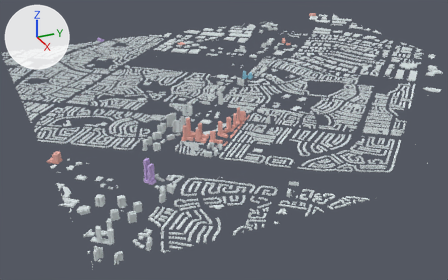
Two versions of the glTF model public/models/uptown.glb, one commit apart.
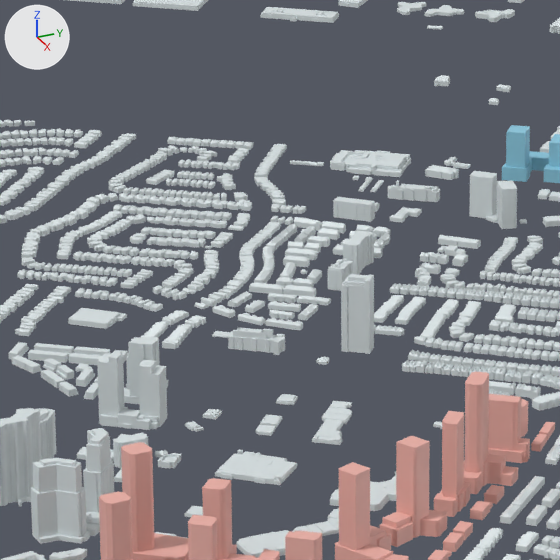
Each version appears first from a camera (50 mm lens) standing at (-1522.0, 169.0, 2222.0) and looking at (-6265.0, 2303.0, -150.0), and next in a close-up on the part from 37% to 56% of the width and 19% to 48% of the height. The axes (+X, +Y, +Z) are drawn at upper left. The lights are the same throughout. The older version's two pictures come first.

Before the edit, the objects in view are built like this:
```python
me_tile_33_glb_14 = bpy.data.meshes.new('tile-33.glb_14')
me_tile_33_glb_14.from_pydata(...)  # 126261 vertices, 233412 faces; spans x -8428.0..-4463.0, y 2138.0..5330.0, z 72.0..212.0
me_tile_33_glb_14.materials.append(mat_defaultmaterial_025)
me_tile_63_glb_11 = bpy.data.meshes.new('tile-63.glb_11')
me_tile_63_glb_11.from_pydata(...)  # 37353 vertices, 68728 faces; spans x -7356.0..-5044.0, y 641.0..2016.0, z 76.0..204.0
me_tile_63_glb_11.materials.append(mat_defaultmaterial_003)
me_tile_72_glb_1 = bpy.data.meshes.new('tile-72.glb_1')
me_tile_72_glb_1.from_pydata(...)  # 56 vertices, 108 faces; spans x -5987.0..-5953.0, y 1828.0..1863.0, z 94.0..252.0
me_tile_72_glb_1.materials.append(mat_defaultmaterial_030)
ob_72_6129 = bpy.data.objects.new('72-6129', me_tile_72_glb_1)
ob_72_6129.location = (0.0, 0.0, 0.0)
ob_existing_33 = bpy.data.objects.new('existing-33', me_tile_33_glb_14)
ob_existing_33.location = (0.0, 0.0, 0.0)
ob_existing_63 = bpy.data.objects.new('existing-63', me_tile_63_glb_11)
ob_existing_63.location = (0.0, 0.0, 0.0)
# also in view: '72-6128' at (-5967.0, 1871.0, 107.0); '72-6137' at (-5965.0, 2270.0, 162.0); '72-6152' at (-5861.0, 2106.0, 109.0); '33-4081' at (-7075.0, 2901.0, 146.0); '72-6157' at (-5912.0, 1794.0, 156.0)
```
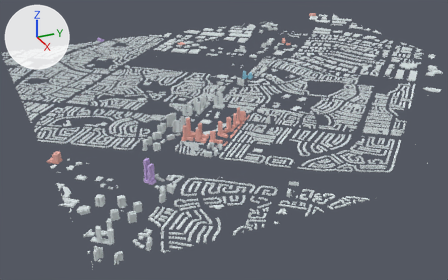
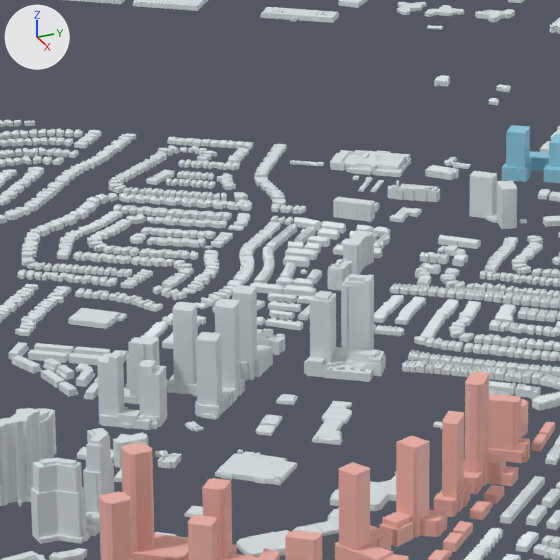
The change, as a diff of the scene's bpy script:
```diff
--- a/public/models/uptown.glb.py
+++ b/public/models/uptown.glb.py
@@ mat_defaultmaterial_077 @@
+mat_defaultmaterial_077 = bpy.data.materials.new('DefaultMaterial.077')
+mat_defaultmaterial_077.use_nodes = True; mat_defaultmaterial_077.node_tree.nodes.clear()
+_N = mat_defaultmaterial_077.node_tree.nodes; _L = mat_defaultmaterial_077.node_tree.links
+n0 = _N.new('ShaderNodeOutputMaterial'); n0.name = 'Material Output'
+n1 = _N.new('ShaderNodeBsdfPrincipled'); n1.name = 'Principled BSDF'
+n2 = _N.new('ShaderNodeVertexColor'); n2.name = 'Color Attribute'
+_L.new(n1.outputs[0], n0.inputs[0])  # 'BSDF' to 'Surface'
+_L.new(n2.outputs[0], n1.inputs[0])  # 'Color' to 'Base Color'
@@ mat_defaultmaterial_076 @@
+mat_defaultmaterial_076 = bpy.data.materials.new('DefaultMaterial.076')
+mat_defaultmaterial_076.use_nodes = True; mat_defaultmaterial_076.node_tree.nodes.clear()
+_N = mat_defaultmaterial_076.node_tree.nodes; _L = mat_defaultmaterial_076.node_tree.links
+n0 = _N.new('ShaderNodeOutputMaterial'); n0.name = 'Material Output'
+n1 = _N.new('ShaderNodeBsdfPrincipled'); n1.name = 'Principled BSDF'
+n2 = _N.new('ShaderNodeVertexColor'); n2.name = 'Color Attribute'
+_L.new(n1.outputs[0], n0.inputs[0])  # 'BSDF' to 'Surface'
+_L.new(n2.outputs[0], n1.inputs[0])  # 'Color' to 'Base Color'
@@ mat_defaultmaterial_075 @@
+mat_defaultmaterial_075 = bpy.data.materials.new('DefaultMaterial.075')
+mat_defaultmaterial_075.use_nodes = True; mat_defaultmaterial_075.node_tree.nodes.clear()
+_N = mat_defaultmaterial_075.node_tree.nodes; _L = mat_defaultmaterial_075.node_tree.links
+n0 = _N.new('ShaderNodeOutputMaterial'); n0.name = 'Material Output'
+n1 = _N.new('ShaderNodeBsdfPrincipled'); n1.name = 'Principled BSDF'
+n2 = _N.new('ShaderNodeVertexColor'); n2.name = 'Color Attribute'
+_L.new(n1.outputs[0], n0.inputs[0])  # 'BSDF' to 'Surface'
+_L.new(n2.outputs[0], n1.inputs[0])  # 'Color' to 'Base Color'
@@ mat_defaultmaterial_074 @@
+mat_defaultmaterial_074 = bpy.data.materials.new('DefaultMaterial.074')
+mat_defaultmaterial_074.use_nodes = True; mat_defaultmaterial_074.node_tree.nodes.clear()
+_N = mat_defaultmaterial_074.node_tree.nodes; _L = mat_defaultmaterial_074.node_tree.links
+n0 = _N.new('ShaderNodeOutputMaterial'); n0.name = 'Material Output'
+n1 = _N.new('ShaderNodeBsdfPrincipled'); n1.name = 'Principled BSDF'
+n2 = _N.new('ShaderNodeVertexColor'); n2.name = 'Color Attribute'
+_L.new(n1.outputs[0], n0.inputs[0])  # 'BSDF' to 'Surface'
+_L.new(n2.outputs[0], n1.inputs[0])  # 'Color' to 'Base Color'
@@ mat_defaultmaterial_073 @@
+mat_defaultmaterial_073 = bpy.data.materials.new('DefaultMaterial.073')
+mat_defaultmaterial_073.use_nodes = True; mat_defaultmaterial_073.node_tree.nodes.clear()
+_N = mat_defaultmaterial_073.node_tree.nodes; _L = mat_defaultmaterial_073.node_tree.links
+n0 = _N.new('ShaderNodeOutputMaterial'); n0.name = 'Material Output'
+n1 = _N.new('ShaderNodeBsdfPrincipled'); n1.name = 'Principled BSDF'
+n2 = _N.new('ShaderNodeVertexColor'); n2.name = 'Color Attribute'
+_L.new(n1.outputs[0], n0.inputs[0])  # 'BSDF' to 'Surface'
+_L.new(n2.outputs[0], n1.inputs[0])  # 'Color' to 'Base Color'
@@ mat_defaultmaterial_072 @@
+mat_defaultmaterial_072 = bpy.data.materials.new('DefaultMaterial.072')
+mat_defaultmaterial_072.use_nodes = True; mat_defaultmaterial_072.node_tree.nodes.clear()
+_N = mat_defaultmaterial_072.node_tree.nodes; _L = mat_defaultmaterial_072.node_tree.links
+n0 = _N.new('ShaderNodeOutputMaterial'); n0.name = 'Material Output'
+n1 = _N.new('ShaderNodeBsdfPrincipled'); n1.name = 'Principled BSDF'
+n2 = _N.new('ShaderNodeVertexColor'); n2.name = 'Color Attribute'
+_L.new(n1.outputs[0], n0.inputs[0])  # 'BSDF' to 'Surface'
+_L.new(n2.outputs[0], n1.inputs[0])  # 'Color' to 'Base Color'
@@ mat_defaultmaterial_071 @@
+mat_defaultmaterial_071 = bpy.data.materials.new('DefaultMaterial.071')
+mat_defaultmaterial_071.use_nodes = True; mat_defaultmaterial_071.node_tree.nodes.clear()
+_N = mat_defaultmaterial_071.node_tree.nodes; _L = mat_defaultmaterial_071.node_tree.links
+n0 = _N.new('ShaderNodeOutputMaterial'); n0.name = 'Material Output'
+n1 = _N.new('ShaderNodeBsdfPrincipled'); n1.name = 'Principled BSDF'
+n2 = _N.new('ShaderNodeVertexColor'); n2.name = 'Color Attribute'
+_L.new(n1.outputs[0], n0.inputs[0])  # 'BSDF' to 'Surface'
+_L.new(n2.outputs[0], n1.inputs[0])  # 'Color' to 'Base Color'
@@ mat_defaultmaterial_070 @@
+mat_defaultmaterial_070 = bpy.data.materials.new('DefaultMaterial.070')
+mat_defaultmaterial_070.use_nodes = True; mat_defaultmaterial_070.node_tree.nodes.clear()
+_N = mat_defaultmaterial_070.node_tree.nodes; _L = mat_defaultmaterial_070.node_tree.links
+n0 = _N.new('ShaderNodeOutputMaterial'); n0.name = 'Material Output'
+n1 = _N.new('ShaderNodeBsdfPrincipled'); n1.name = 'Principled BSDF'
+n2 = _N.new('ShaderNodeVertexColor'); n2.name = 'Color Attribute'
+_L.new(n1.outputs[0], n0.inputs[0])  # 'BSDF' to 'Surface'
+_L.new(n2.outputs[0], n1.inputs[0])  # 'Color' to 'Base Color'
@@ ob_33_4091 @@
+ob_33_4091 = bpy.data.objects.new('33-4091', me_tile_33_glb_13)  # 346 vertices, 680 faces; spans x -6505.1..-6409.9, y 2280.4..2393.1, z 96.7..206.5
+ob_33_4091.location = (0.0, 0.0, 0.0)
@@ ob_22_14239 @@
+ob_22_14239 = bpy.data.objects.new('22-14239', me_tile_22_glb_10)  # 28 vertices, 52 faces; spans x -6499.1..-6458.0, y 2093.1..2131.0, z 99.1..220.6
+ob_22_14239.location = (0.0, 0.0, 0.0)
@@ ob_22_14238 @@
+ob_22_14238 = bpy.data.objects.new('22-14238', me_tile_22_glb_9)  # 36 vertices, 68 faces; spans x -6462.9..-6421.8, y 2139.8..2177.7, z 98.9..230.3
+ob_22_14238.location = (0.0, 0.0, 0.0)
@@ ob_22_14237 @@
+ob_22_14237 = bpy.data.objects.new('22-14237', me_tile_22_glb_8)  # 30 vertices, 56 faces; spans x -6413.4..-6372.3, y 2092.7..2130.7, z 98.7..207.1
+ob_22_14237.location = (0.0, 0.0, 0.0)
@@ ob_22_14236 @@
+ob_22_14236 = bpy.data.objects.new('22-14236', me_tile_22_glb_7)  # 238 vertices, 480 faces; spans x -6507.1..-6367.5, y 2083.6..2181.9, z 98.4..115.2
+ob_22_14236.location = (0.0, 0.0, 0.0)
@@ ob_22_14235 @@
+ob_22_14235 = bpy.data.objects.new('22-14235', me_tile_22_glb_6)  # 30 vertices, 56 faces; spans x -6523.1..-6474.1, y 2157.4..2200.4, z 99.7..126.1
+ob_22_14235.location = (0.0, 0.0, 0.0)
@@ ob_22_14234 @@
+ob_22_14234 = bpy.data.objects.new('22-14234', me_tile_22_glb_5)  # 36 vertices, 68 faces; spans x -6534.6..-6478.0, y 2205.7..2253.9, z 101.1..126.5
+ob_22_14234.location = (0.0, 0.0, 0.0)
@@ ob_22_14233 @@
+ob_22_14233 = bpy.data.objects.new('22-14233', me_tile_22_glb_4)  # 48 vertices, 92 faces; spans x -6513.5..-6472.2, y 2186.2..2223.8, z 100.7..225.7
+ob_22_14233.location = (0.0, 0.0, 0.0)
```

Pixel boxes (x1, y1, x2, y2) of what changed, in the close-ups (560 x 560 px):
'33-4091', added
    after: (304, 291, 386, 382)
'22-14239', added
    after: (172, 302, 198, 384)
'22-14238', added
    after: (215, 299, 240, 388)
'22-14237', added
    after: (196, 332, 222, 406)
'22-14233', added
    after: (232, 285, 257, 380)
'22-14236', added
    after: (167, 374, 245, 418)
'22-14234', added
    after: (254, 345, 273, 377)
'22-14235', added (mostly hidden)
    after: (240, 362, 247, 381)
